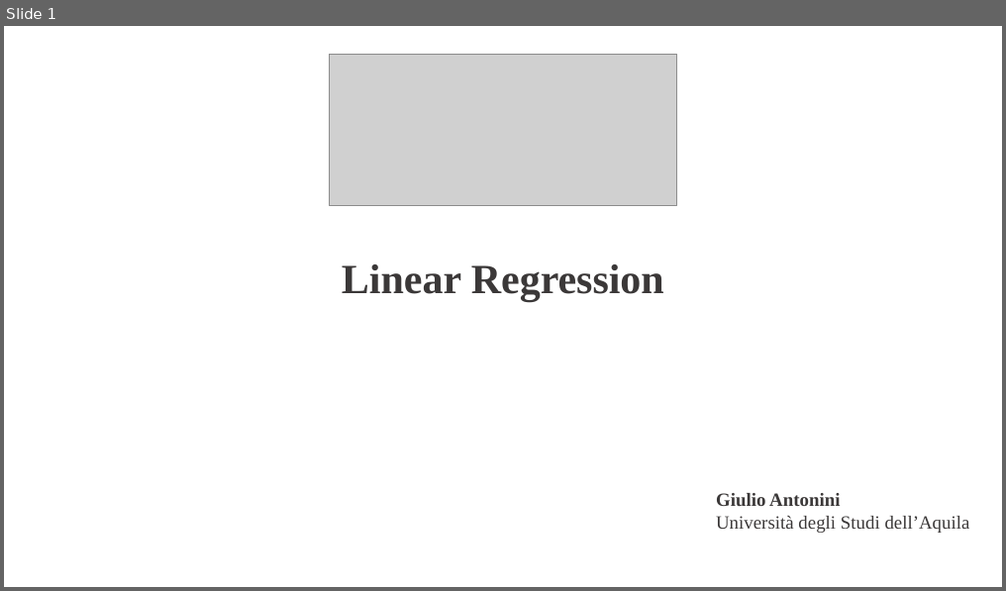
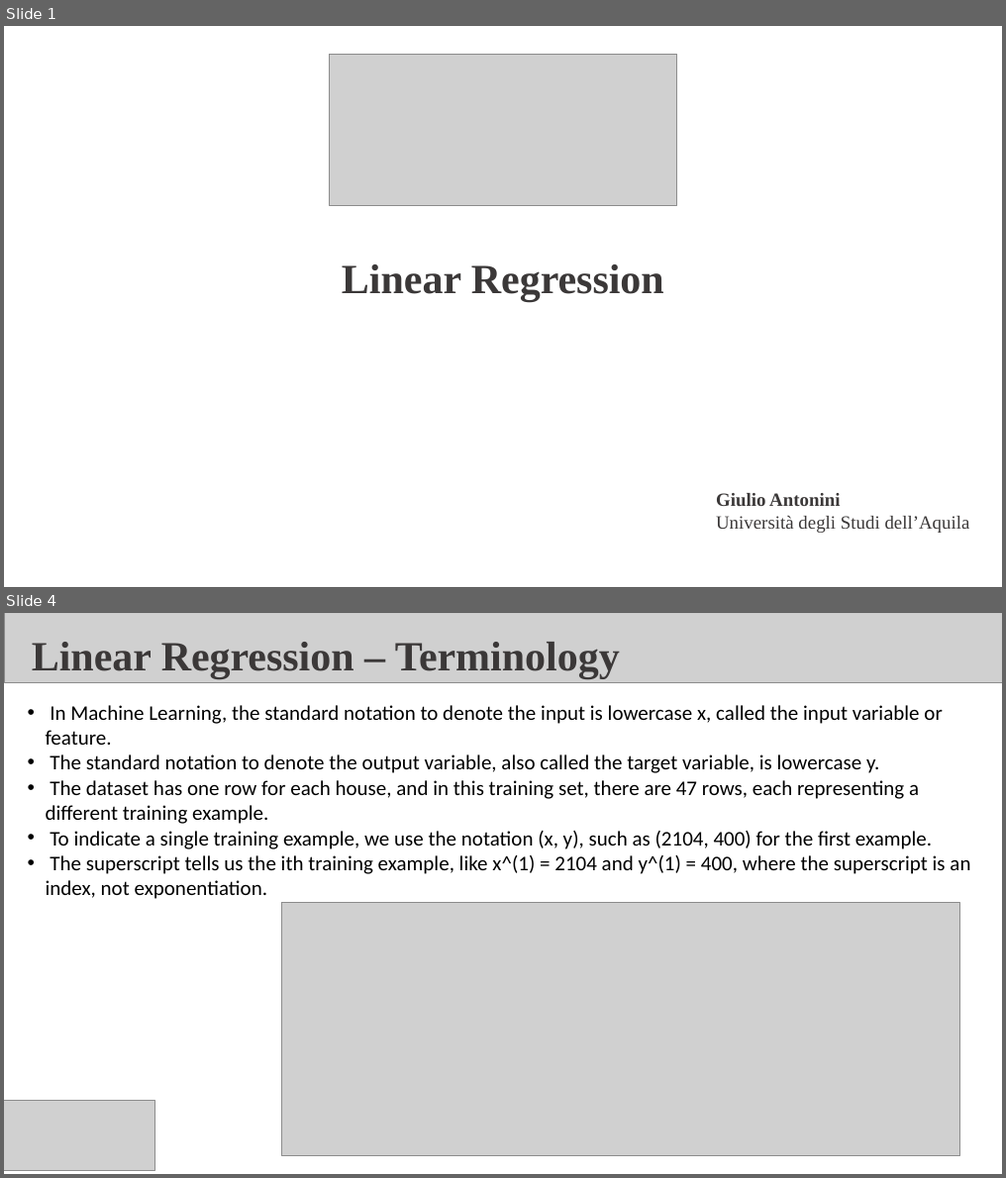
Before and after one commit to fabioantonini/introduction-machine-learning-for-engineers, a slide deck: Lectures/LinearRegression/Slides/LinearRegression.ppt. Shown one above the other, each under a label of ours: slide 1 before the commit, slides 1 and 4 after it; the slides between them are not shown. The pictures are 1006x591 and 1006x1178 pixels, drawn with LibreOffice and Linux fonts; fonts in the diff are those of the drawing; grey boxes stand for pictures; background and template pictures are left out. Boxes give left, top, right and bottom in pixels: in the first picture for what was removed or moved away, otherwise in the second. Text is boxed around its words. In the diff, an @@ line names an element or a change of style, - is before the commit and + after.

```diff
--- a/Lectures/LinearRegression/Slides/LinearRegression.ppt
+++ b/Lectures/LinearRegression/Slides/LinearRegression.ppt
@@ slide 4 added at box(4, 613, 1002, 1174), background #FFFFFF @@
@@ picture added at box(5, 613, 1002, 682) @@
@@ text added at box(32, 642, 620, 678), 40 pt, text #3B3838, bold @@
+Linear Regression – Terminology
@@ text added at box(46, 705, 970, 899), 20 pt, text #000000 @@
+• In Machine Learning, the standard notation to denote the input is lowercase x, called the input variable or feature.
+• The standard notation to denote the output variable, also called the target variable, is lowercase y.
+• The dataset has one row for each house, and in this training set, there are 47 rows, each representing a different training example.
+• To indicate a single training example, we use the notation (x, y), such as (2104, 400) for the first example.
+• The superscript tells us the ith training example, like x^(1) = 2104 and y^(1) = 400, where the superscript is an index, not exponentiation.
@@ picture added at box(281, 902, 960, 1156) @@
@@ picture added at box(4, 1100, 154, 1170) @@
```
Also in this commit, not shown: 1 slide changed, 20 other slides added, 1 slide removed, 23 other files.
